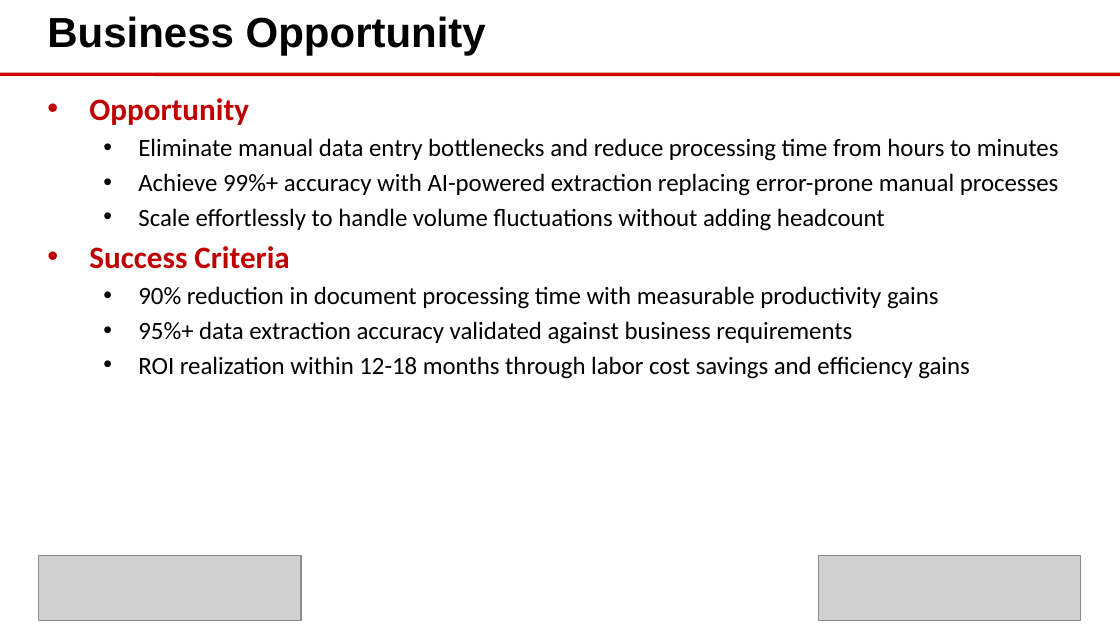
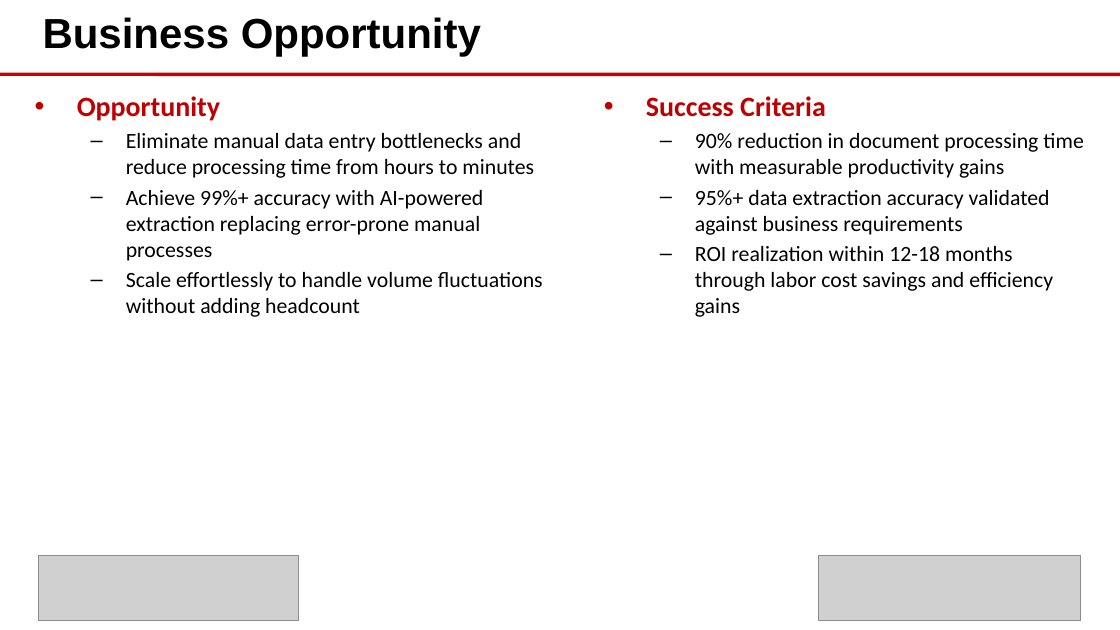
Before and after one commit to eoframework/solutions, a slide deck: slide 2 of solutions/azure/ai/document-intelligence/presales/solution-briefing.pptx. Drawn at 1120x630 pixels with LibreOffice and Linux fonts; fonts in the diff are those of the drawing; grey boxes stand for pictures; background and template pictures are left out. Boxes give left, top, right and bottom in pixels: in the first picture for what was removed or moved away, otherwise in the second. Text is boxed around its words. In the diff, an @@ line names an element or a change of style, - is before the commit and + after.

Commit message:
Add explicit layout specifications to all solutions
Update all Azure and AWS solution-briefing.md files with explicit
**layout:** specifications for strict mode compliance. This aligns
with the new requirement that all slides must specify their layout
instead of relying on keyword-based inference.

Changes:
- Updated 6 Azure solution briefings with layout specifications
- Updated 3 AWS solution briefings with layout specifications
- Updated solution-template with explicit layouts
- Regenerated affected PowerPoint and Excel files

Layout assignments follow pattern:
- two_column: Business Opportunity, Partnership Advantage
- visual: Solution Overview, Architecture diagrams
- table: Timeline & Milestones
- data_viz: Investment Summary, Financial information
- bullet_points: Next Steps
- thank_you: Thank You slide
- single: All other content slides

```diff
--- a/solutions/azure/ai/document-intelligence/presales/solution-briefing.pptx
+++ b/solutions/azure/ai/document-intelligence/presales/solution-briefing.pptx
@@ text "Business Opportunity": place and size @@
-text "Business Opportunity" at (47, 16, 486, 56)
+text "Business Opportunity" at (43, 17, 481, 56)
@@ text "Opportunity": place and size @@
-text "Opportunity" at (89, 98, 1059, 379)
+text "Opportunity" at (77, 96, 543, 317)
@@ text "Opportunity" at (77, 96, 543, 317): size 20 to 18 pt in "Opportunity"; size 16 to 14 pt; bullet • to – @@
@@ text added at (646, 96, 1083, 317), 14 pt, text #000000 @@
+• Success Criteria
+  – 90% reduction in document processing time with measurable productivity gains
+  – 95%+ data extraction accuracy validated against business requirements
+  – ROI realization within 12-18 months through labor cost savings and efficiency gains
@@ text at (89, 246, 970, 379): paragraphs removed @@
-• Success Criteria
-  • 90% reduction in document processing time with measurable productivity gains
-  • 95%+ data extraction accuracy validated against business requirements
-  • ROI realization within 12-18 months through labor cost savings and efficiency gains
```
Also in this commit, not shown: 2 other slides changed, 26 other files.
